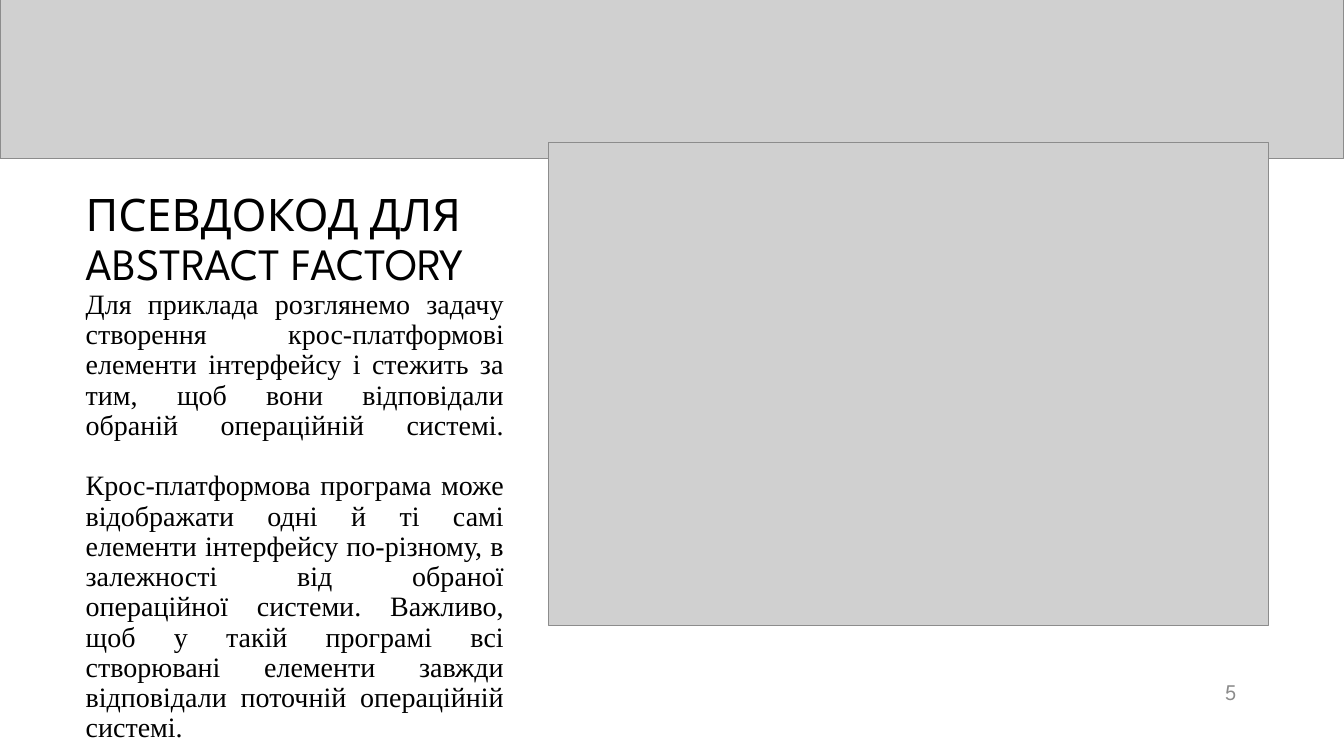
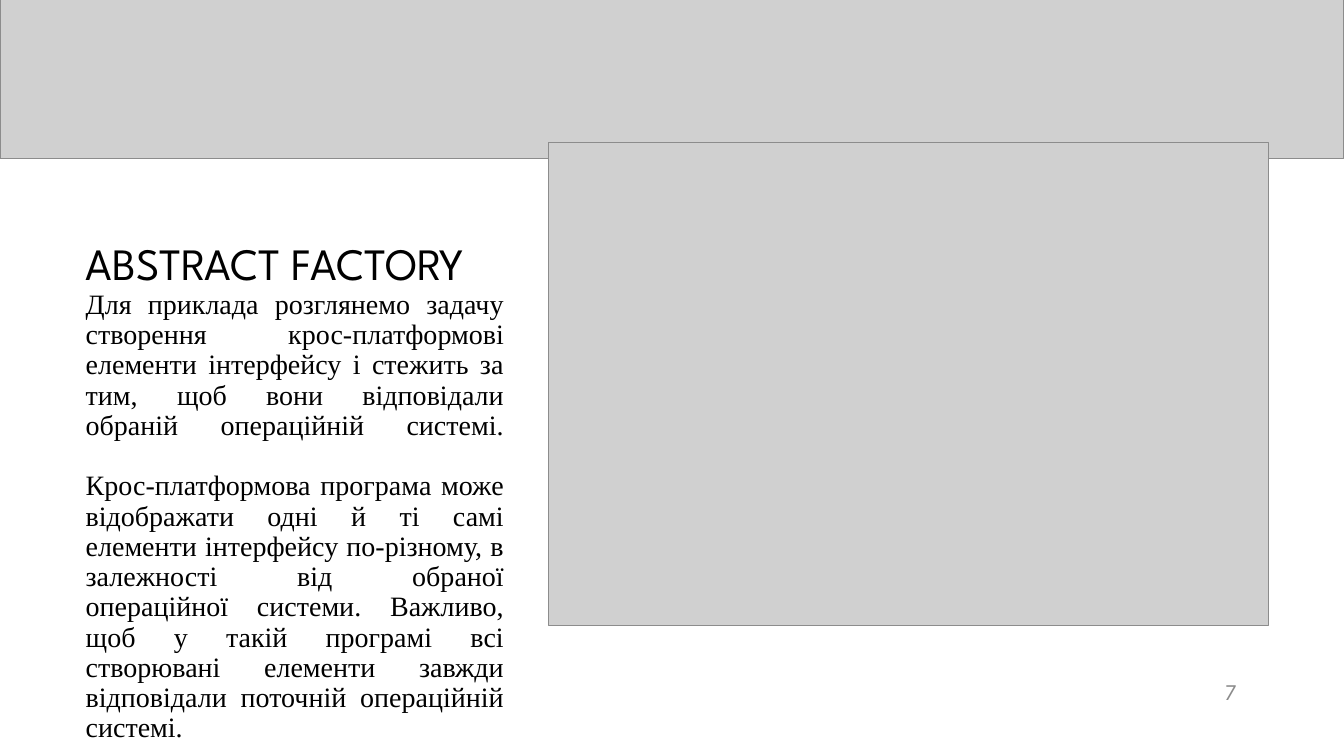
Before and after one commit to erdoganishe/6Semestr, a slide deck: slide 7 of АПЗ/PZ/PZ1/Abstract factory.pptx (slide 5 before the commit). Drawn at 1344x756 pixels with LibreOffice and Linux fonts; fonts in the diff are those of the drawing; grey boxes stand for pictures; background and template pictures are left out. Boxes give left, top, right and bottom in pixels: in the first picture for what was removed or moved away, otherwise in the second. Text is boxed around its words. In the diff, an @@ line names an element or a change of style, - is before the commit and + after.

```diff
--- a/АПЗ/PZ/PZ1/Abstract factory.pptx
+++ b/АПЗ/PZ/PZ1/Abstract factory.pptx
@@ title at box(86, 250, 464, 281): text changed @@
-ПСЕВДОКОД ДЛЯ ABSTRACT FACTORY
+ABSTRACT FACTORY
@@ page number at box(1225, 685, 1237, 700): text changed @@
-5
+7
```
Also in this commit, not shown: 4 slides added, 3 slides removed, 48 other files.
